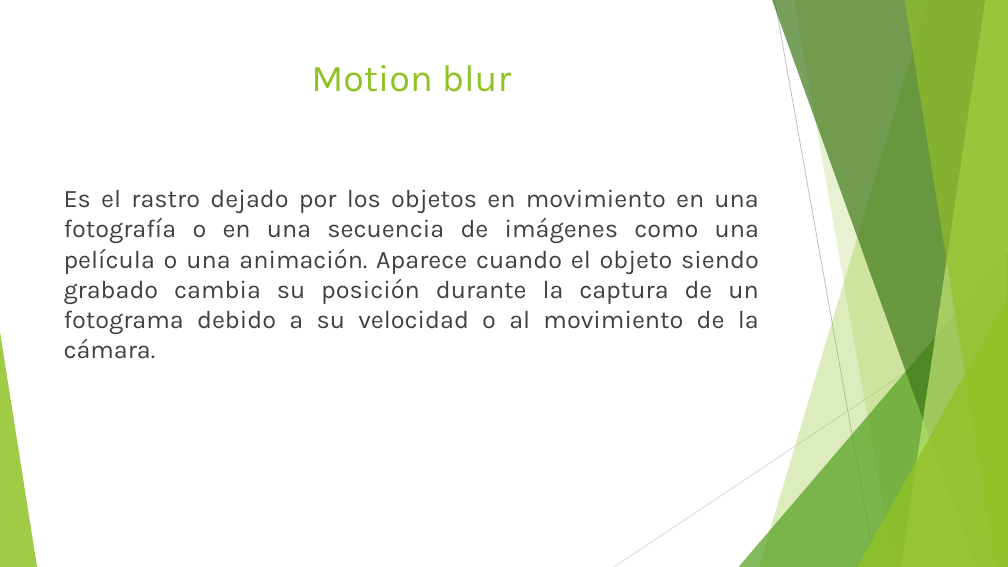
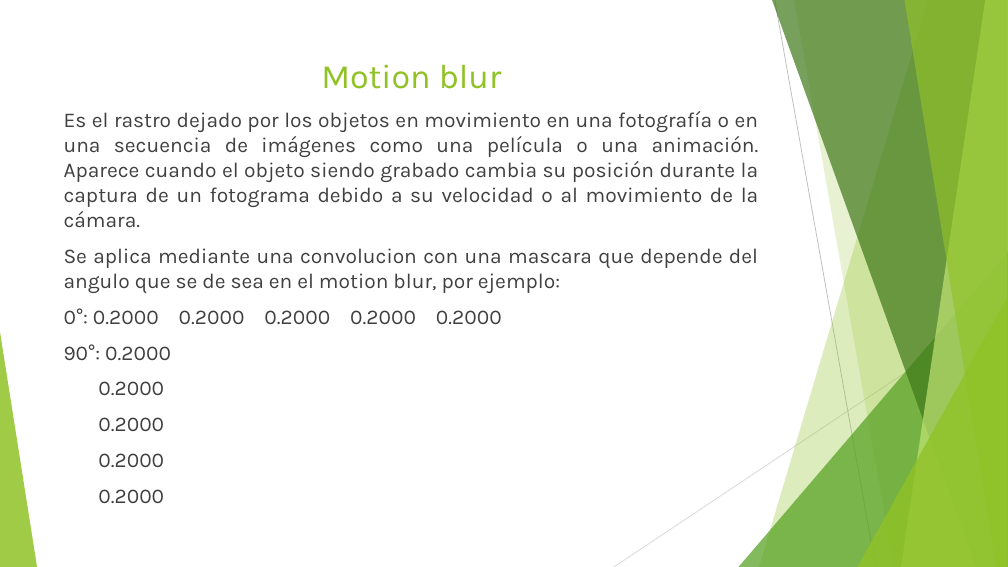
Before and after one commit to metalslayer95/HPC0120152, a slide deck: slide 6 of Final/Blur.pptx (slide 3 before the commit). Drawn at 1008x567 pixels with LibreOffice and Linux fonts; fonts in the diff are those of the drawing. Boxes give left, top, right and bottom in pixels: in the first picture for what was removed or moved away, otherwise in the second. Text is boxed around its words. In the diff, an @@ line names an element or a change of style, - is before the commit and + after.

```diff
--- a/Final/Blur.pptx
+++ b/Final/Blur.pptx
@@ title "Motion blur" at (321, 64, 502, 89): size 36 to 32.4 pt @@
@@ text "Es el rastro dejado por ...": place and size @@
-text "Es el rastro dejado por ..." at (64, 189, 759, 359)
+text "Es el rastro dejado por ..." at (64, 111, 759, 503)
@@ text at (64, 111, 759, 228): size 24 to 20 pt in "Es el rastro dejado por los objetos ..." @@
@@ text at (64, 248, 758, 503): paragraphs added @@
+Se aplica mediante una convolucion con una mascara que depende del angulo que se de sea en el motion blur, por ejemplo:
+0°: 0.2000 0.2000 0.2000 0.2000 0.2000
+90°: 0.2000
+0.2000
+0.2000
+0.2000
+0.2000
```
Also in this commit, not shown: 2 other slides changed, 11 slides added, 2 slides removed, 27 other files.
